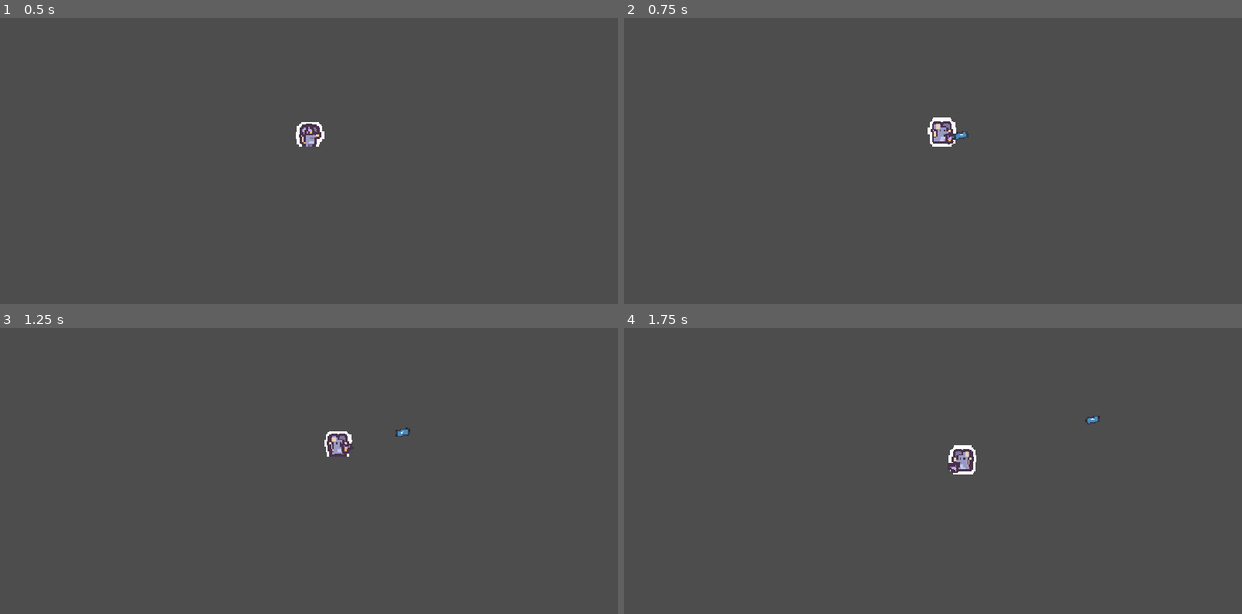
Above: before the commit, frames 1-4 (two rows, left to right).
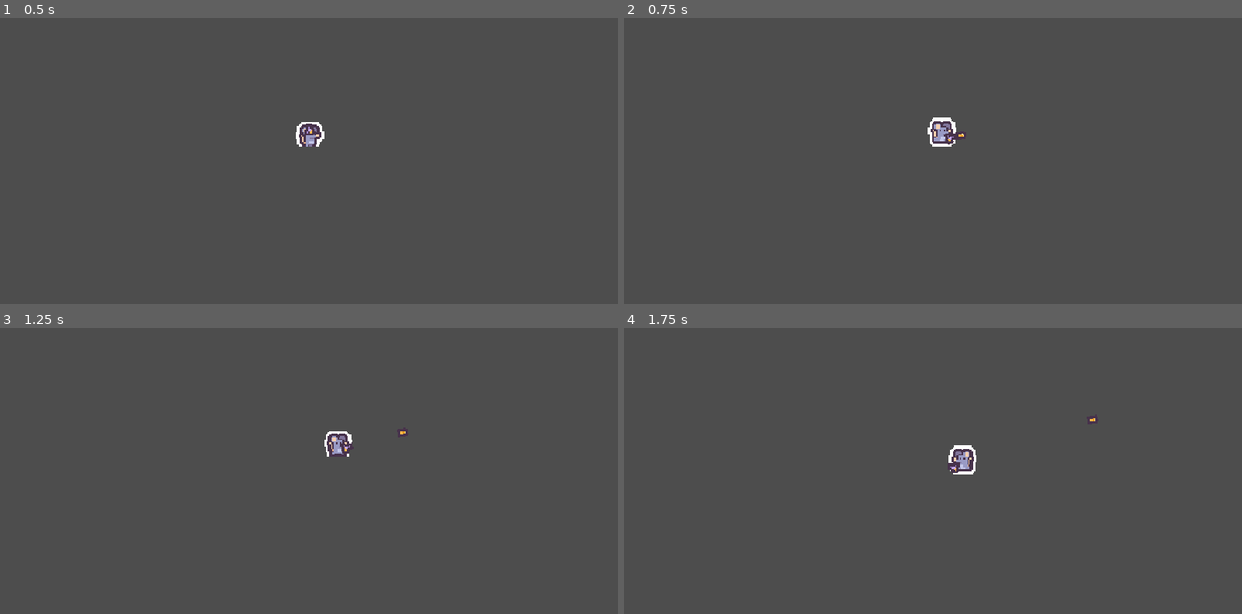
Above: after the commit, the same moments.

Repository: cofBy/godot-shooter-game
Game: Godot game, scene res://scenes/world.tscn
Two runs of this game, one before a commit and one after it. Both use one fixed random seed, a clock stepped at 60 frames per second and the inputs below. The engine's default icon, where the game draws it, is replaced by a stand-in: a white triangle on a blue panel in a dark square.
Inputs (mouse positions are in pixels of both pictures, inside the frame that each line leads up to):
- Up to frame 1 (0.5 s): no input
- Up to frame 2 (0.75 s): tap Enter at 0.5 s; move the mouse to (1068, 112) at 0.52 s; hold D (right) from 0.53 s (still down); click (1068, 112) at 0.6 s
- Up to frame 3 (1.25 s): keep holding D (right)
- Up to frame 4 (1.75 s): move the mouse to (809, 456) at 1.27 s; release D (right) at 1.28 s; hold S (down) from 1.28 s (still down); tap Alt at 1.35 s

Frame 1 is identical in both runs. In frame 2, less than 0.1% of the frame differs, in the area x 53-56%, y 39-43%; in frame 3, less than 0.1%, in the area x 64-67%, y 34-39%; in frame 4, less than 0.1%.

Commit message:
bullet art
added art for the bullet

Diff:
--- a/scenes/bullet.tscn
+++ b/scenes/bullet.tscn
@@ -1,18 +1,20 @@
 [gd_scene format=3 uid="uid://b2tfcsfdf88p5"]
 
 [ext_resource type="Script" uid="uid://dpaifwr0652rl" path="res://scripts/bullet.gd" id="1_y25gk"]
-[ext_resource type="Texture2D" uid="uid://b2lxrdd4q6nu4" path="res://scripts/icon.svg" id="2_l5glv"]
+[ext_resource type="Texture2D" uid="uid://b17bt53t6553b" path="res://art/weabons/bullet.png" id="2_y25gk"]
 
 [sub_resource type="RectangleShape2D" id="RectangleShape2D_xb5fl"]
-size = Vector2(118.51852, 108.30769)
+size = Vector2(85.333336, 137.84616)
 
 [node name="bullet" type="Node2D" unique_id=1945413029]
 script = ExtResource("1_y25gk")
 speed = 500
 
 [node name="Sprite2D" type="Sprite2D" parent="." unique_id=399366435]
-scale = Vector2(0.421875, 0.203125)
-texture = ExtResource("2_l5glv")
+texture_filter = 1
+rotation = 1.5707964
+scale = Vector2(5, 5)
+texture = ExtResource("2_y25gk")
 
 [node name="Area2D" type="Area2D" parent="." unique_id=812738824]
 
--- a/scenes/player.tscn
+++ b/scenes/player.tscn
@@ -6,7 +6,7 @@
 [ext_resource type="Texture2D" uid="uid://b2wt57d26ieef" path="res://art/player/player_1.png" id="4_fjrip"]
 [ext_resource type="Texture2D" uid="uid://bjl1v67pdnvo" path="res://art/player/player_3.png" id="4_smehm"]
 [ext_resource type="Texture2D" uid="uid://dby47au8guxdo" path="res://art/player/player_2.png" id="5_smehm"]
-[ext_resource type="Texture2D" uid="uid://d7xpk37ien1i" path="res://art/gun.png" id="7_fjrip"]
+[ext_resource type="Texture2D" uid="uid://d7xpk37ien1i" path="res://art/weabons/pistol.png" id="7_fjrip"]
 
 [sub_resource type="SpriteFrames" id="SpriteFrames_qhqgy"]
 animations = [{
Binary file added: art/weabons/bullet.png
Not shown, added: art/weabons/bullet.png.import
Renamed: art/gun.png -> art/weabons/pistol.png
Not shown, changed: art/weabons/pistol.png.import
